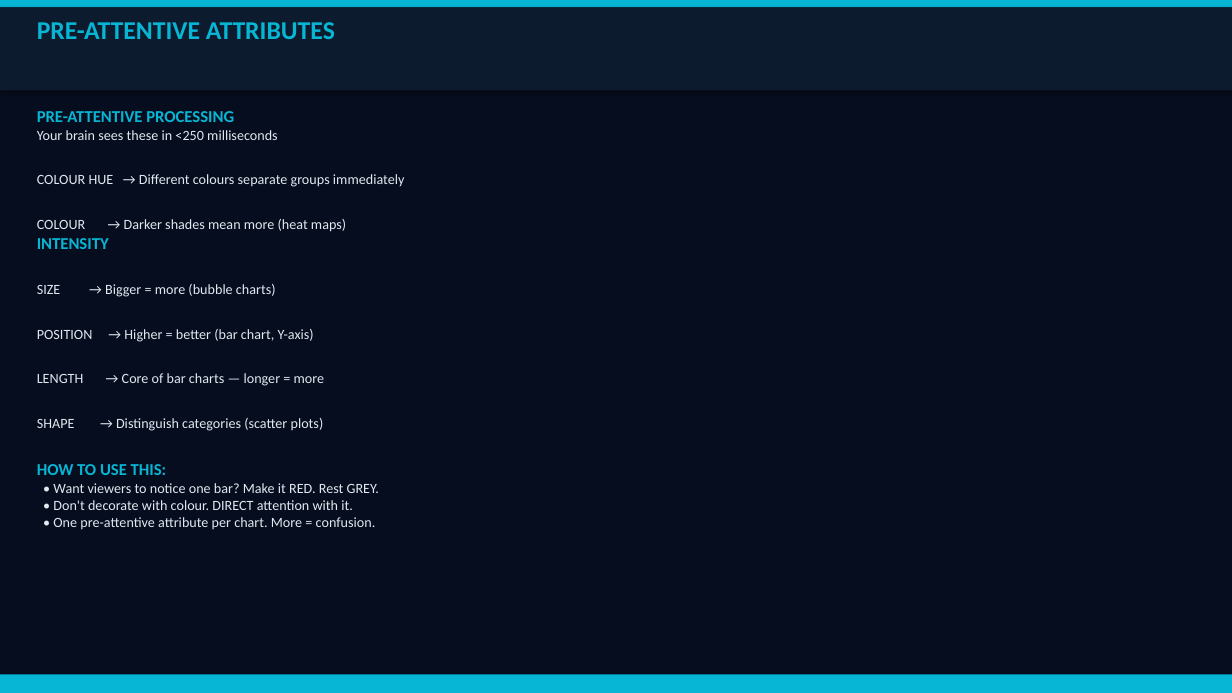
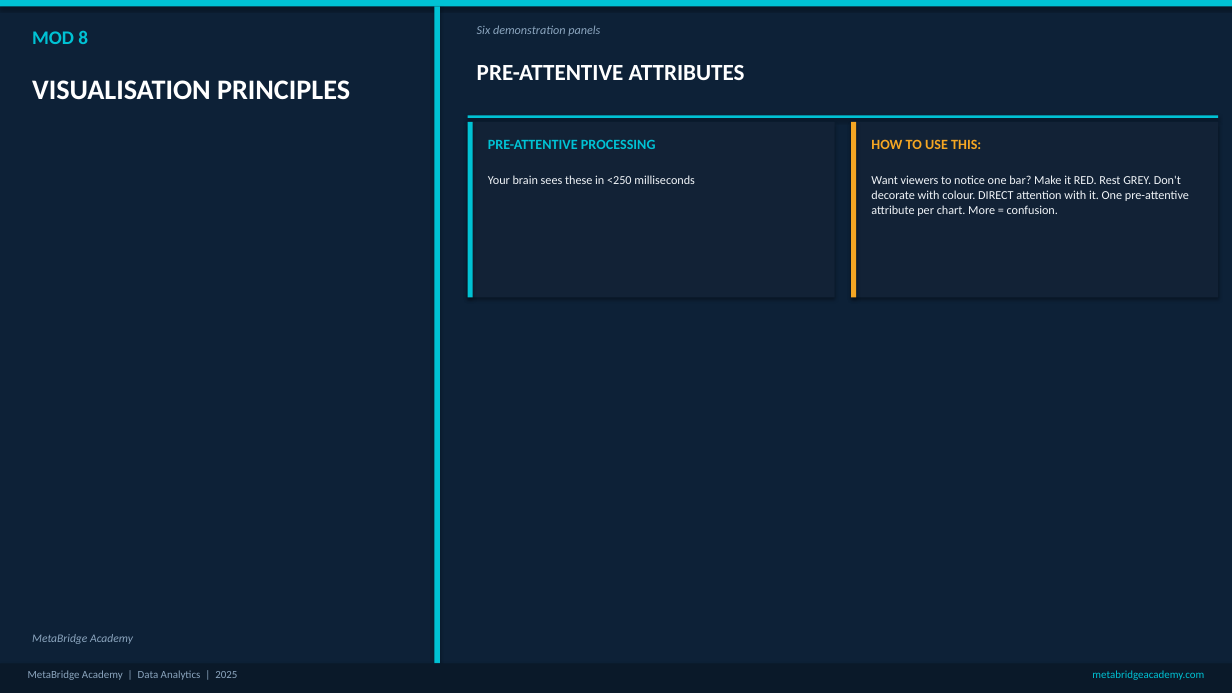
Before and after one commit to Gidoty/metabridge-website, a slide deck: slide 33 of exports/Data-Analytics-Slide-Deck.pptx (slide 34 before the commit). Drawn at 1232x693 pixels with LibreOffice and Linux fonts; fonts in the diff are those of the drawing. Boxes give left, top, right and bottom in pixels: in the first picture for what was removed or moved away, otherwise in the second. Text is boxed around its words. In the diff, an @@ line names an element or a change of style, - is before the commit and + after.

```diff
--- a/exports/Data-Analytics-Slide-Deck.pptx
+++ b/exports/Data-Analytics-Slide-Deck.pptx
@@ background #060D1E to #0D2137 @@
@@ rectangle at [0,0,1232,6]: fill #06B6D4 to #00C2D4 @@
@@ rectangle removed at [0,7,1232,91] @@
@@ rectangle added at [434,6,440,664], fill #00C2D4 @@
@@ text added at [477,25,600,36], 9.5 pt, text #8BA5BE, italic @@
+Six demonstration panels
@@ text added at [32,30,88,44], 15 pt, text #00C2D4, bold @@
+MOD 8
@@ text "PRE-ATTENTIVE ATTRIBUTES": place and size @@
-text "PRE-ATTENTIVE ATTRIBUTES" at [37,22,335,39]
+text "PRE-ATTENTIVE ATTRIBUTES" at [477,65,745,80]
@@ text "PRE-ATTENTIVE ATTRIBUTES" at [477,65,745,80]: size 20 to 18 pt, text colour #06B6D4 to #FFFFFF @@
@@ text added at [32,80,350,100], 22 pt, text #FFFFFF, bold @@
+VISUALISATION PRINCIPLES
@@ text removed at [37,111,404,530] @@
-PRE-ATTENTIVE PROCESSING
-Your brain sees these in <250 milliseconds
-COLOUR HUE → Different colours separate groups immediately
-COLOUR → Darker shades mean more (heat maps)
-INTENSITY
-SIZE → Bigger = more (bubble charts)
-POSITION → Higher = better (bar chart, Y-axis)
-LENGTH → Core of bar charts — longer = more
-SHAPE → Distinguish categories (scatter plots)
-HOW TO USE THIS:
-• Want viewers to notice one bar? Make it RED. Rest GREY.
-• Don't decorate with colour. DIRECT attention with it.
-• One pre-attentive attribute per chart. More = confusion.
@@ rectangle added at [468,116,1218,118], fill #00C2D4 @@
@@ rectangle added at [468,122,835,298], fill #122236 @@
@@ rectangle added at [468,122,473,298], fill #00C2D4 @@
@@ text added at [488,140,656,149], 11 pt, text #00C2D4, bold @@
+PRE-ATTENTIVE PROCESSING
@@ rectangle added at [851,122,1218,298], fill #122236 @@
@@ rectangle added at [851,122,857,298], fill #F5A623 @@
@@ text added at [871,139,981,149], 11 pt, text #F5A623, bold @@
+HOW TO USE THIS:
@@ text added at [488,175,695,184], 9.5 pt, text #F0F4F8 @@
+Your brain sees these in <250 milliseconds
@@ text added at [871,175,1189,216], 9.5 pt, text #F0F4F8 @@
+Want viewers to notice one bar? Make it RED. Rest GREY. Don't decorate with colour. DIRECT attention with it. One pre-attentive attribute per chart. More = confusion.
@@ text added at [32,634,133,644], 9 pt, text #8BA5BE, italic @@
+MetaBridge Academy
@@ rectangle: place and size @@
-rectangle at [0,675,1232,693]
+rectangle at [0,664,1232,693]
@@ rectangle at [0,664,1232,693]: fill #06B6D4 to #0A1929 @@
@@ text added at [28,670,237,680], 8.5 pt, text #8BA5BE @@
+MetaBridge Academy | Data Analytics | 2025
@@ text added at [1092,670,1204,680], 8.5 pt, text #00C2D4 @@
+metabridgeacademy.com
```
Also in this commit, not shown: 51 other slides changed, 6 slides added, 7 slides removed, 25 other files.
